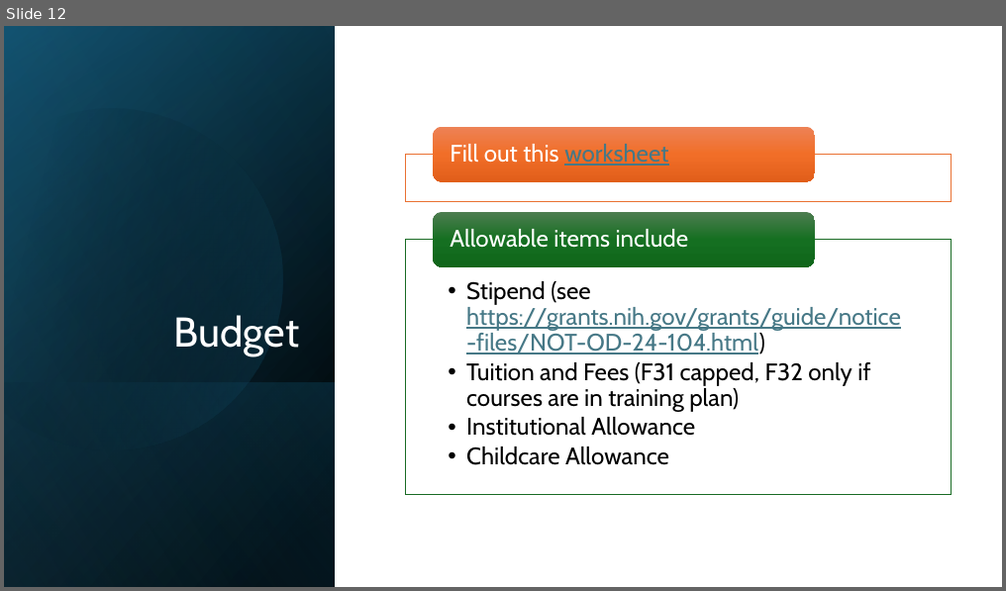
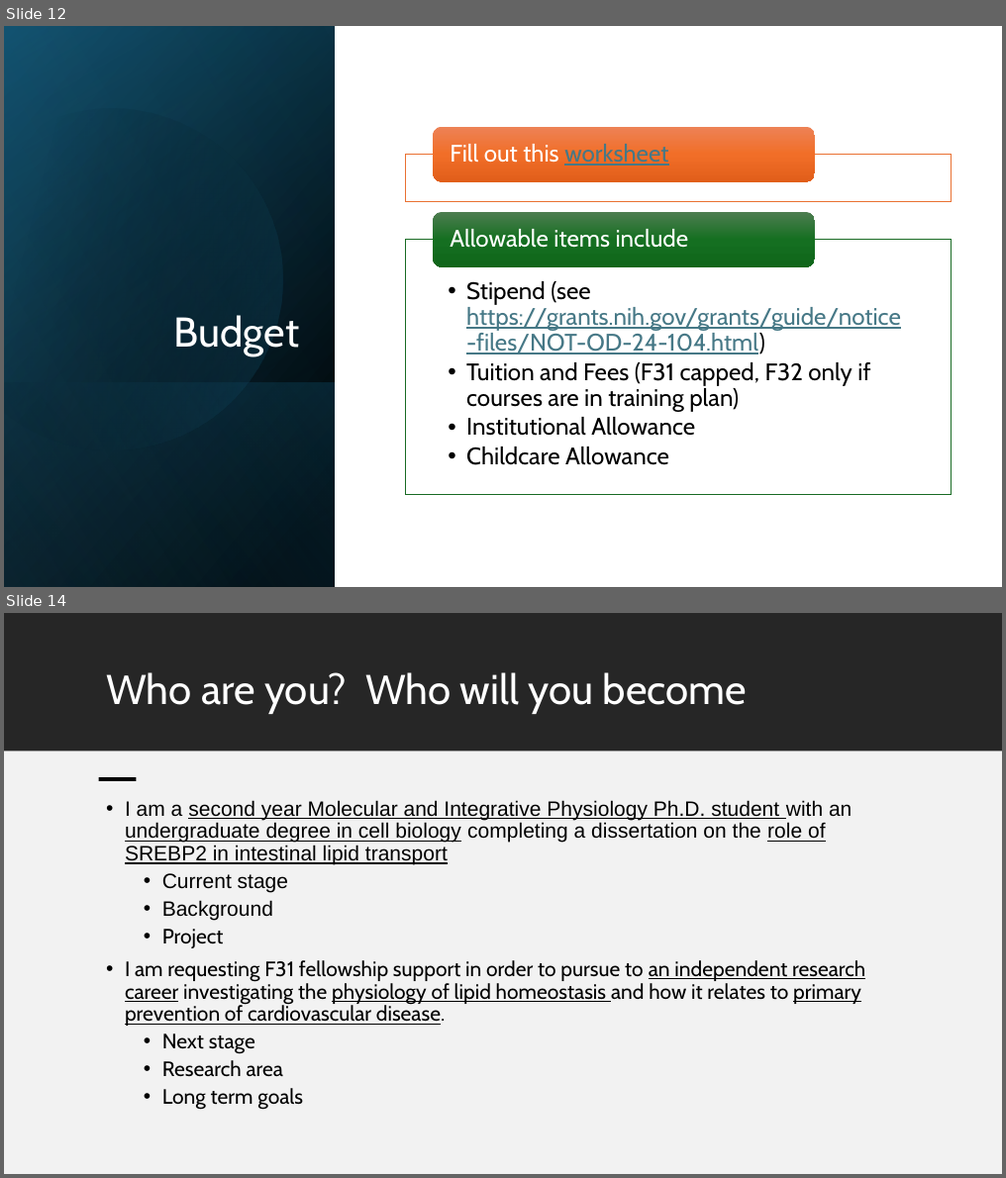
Before and after one commit to BridgesLab/FellowshipWorkshopDocuments, a slide deck: Documents/Slides/Orientation.pptx. Shown one above the other, each under a label of ours: slide 12 before the commit, slides 12 and 14 after it; the slides between them are not shown. The pictures are 1006x591 and 1006x1178 pixels, drawn with LibreOffice and Linux fonts; fonts in the diff are those of the drawing. Boxes give left, top, right and bottom in pixels: in the first picture for what was removed or moved away, otherwise in the second. Text is boxed around its words. In the diff, an @@ line names an element or a change of style, - is before the commit and + after.

```diff
--- a/Documents/Slides/Orientation.pptx
+++ b/Documents/Slides/Orientation.pptx
@@ slide 14 added at [4, 613, 1002, 1174], background #FFFFFF @@
@@ rectangle added at [4, 613, 1002, 751], fill #262626 @@
@@ title added at [106, 672, 746, 714], 40 pt, text #FFFFFF @@
+Who are you? Who will you become
@@ rectangle added at [4, 752, 1002, 1174], fill #F2F2F2 @@
@@ rectangle added at [99, 777, 137, 781], fill #000000 @@
@@ text added at [125, 800, 865, 1110], 20 pt, text #000000, underline @@
+• I am a second year Molecular and Integrative Physiology Ph.D. student with an undergraduate degree in cell biology completing a dissertation on the role of SREBP2 in intestinal lipid transport
+  • Current stage
+  • Background
+  • Project
+• I am requesting F31 fellowship support in order to pursue to an independent research career investigating the physiology of lipid homeostasis and how it relates to primary prevention of cardiovascular disease.
+  • Next stage
+  • Research area
+  • Long term goals
```
Also in this commit, not shown: 5 slides changed, 3 other slides added, 1 slide removed.
